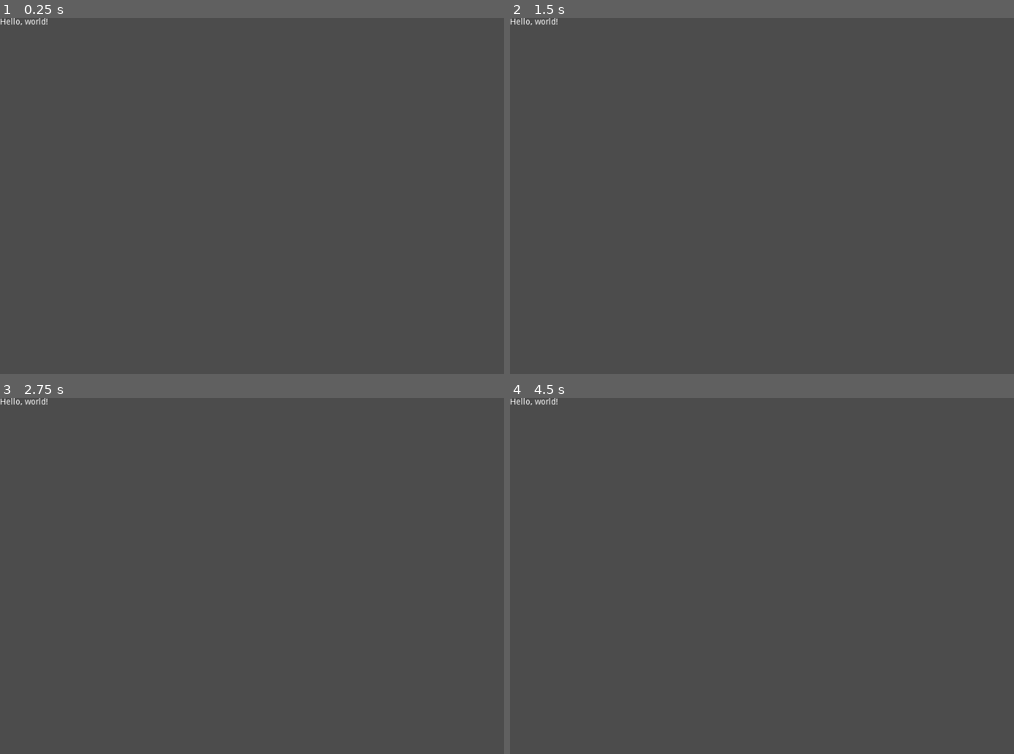
Above: before the commit, frames 1-4 (two rows, left to right).
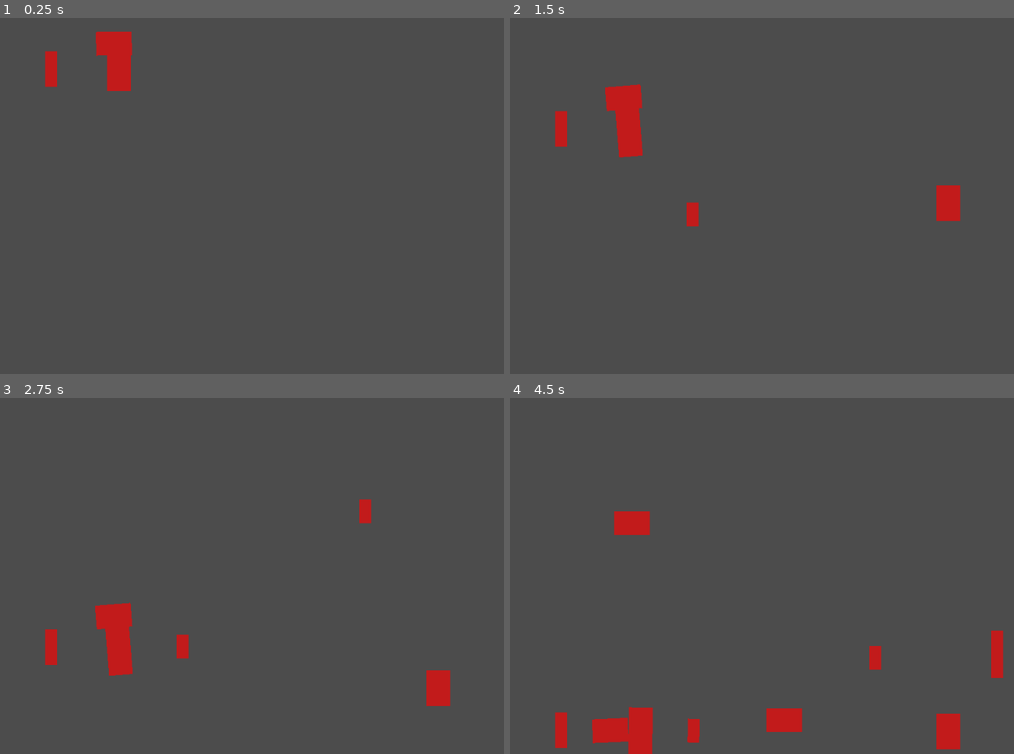
Above: after the commit, the same moments.

Repository: Nowan/DroneConstructor
Game: Godot game, scene res://Main.tscn
Same seed, same stepped clock (60 frames per second), same inputs: the game is played once before the commit and once after it.
Inputs (mouse positions are in pixels of both pictures, inside the frame that each line leads up to):
- Up to frame 1 (0.25 s): no input
- Up to frame 2 (1.5 s): move the mouse to (948, 178) at 0.52 s; press the mouse at (948, 178) at 0.53 s; move the mouse to (691, 213) at 1.27 s; release the mouse at (691, 213) at 1.28 s; click (691, 213) at 1.35 s
- Up to frame 3 (2.75 s): move the mouse to (367, 497) at 2.02 s; press the mouse at (367, 497) at 2.03 s
- Up to frame 4 (4.5 s): move the mouse to (782, 647) at 2.77 s; release the mouse at (782, 647) at 2.78 s; click (782, 647) at 2.85 s; move the mouse to (998, 629) at 3.52 s; press the mouse at (998, 629) at 3.53 s; move the mouse to (630, 522) at 4.27 s; release the mouse at (630, 522) at 4.28 s; click (630, 522) at 4.35 s

The runs differ from the first frame. In frame 1, 1.3% of the frame differs, in the area x 0-27%, y 0-21%; in frame 2, 2.1%; in frame 3, 2.3%; in frame 4, 3.5%, in the area x 0-98%, y 0-100%.

Commit message:
Add Brick with randomized shape

Diff:
--- /dev/null
+++ b/Brick.gd
@@ -0,0 +1,34 @@
+extends Node
+
+export (PackedScene) var Brick
+
+const UNIT_SIZE = 10
+const MAX_BRICKS = 8
+const MAX_DIM_DIFF = 3
+
+func _ready():
+	randomize()
+
+	var max_height = 1
+	for h in range(MAX_BRICKS):
+		if h * (h - MAX_DIM_DIFF) <= MAX_BRICKS:
+			max_height = h
+		else:
+			break
+
+	var height = randi() % max_height + 1
+	var min_width = max(height - MAX_DIM_DIFF, 1)
+	var max_width = min(height + MAX_DIM_DIFF, int(MAX_BRICKS / height))
+	var width = randi() % (max_width - min_width + 1) + min_width
+
+	var body = get_node("Body")
+	var collision = body.get_node("Collision")
+	var color = body.get_node("ColorRect")
+
+	collision.shape.extents.x = width * UNIT_SIZE
+	collision.shape.extents.y = height * UNIT_SIZE
+
+	color.margin_left = -width * UNIT_SIZE
+	color.margin_right = width * UNIT_SIZE
+	color.margin_top = -height * UNIT_SIZE
+	color.margin_bottom = height * UNIT_SIZE
--- /dev/null
+++ b/Brick.tscn
@@ -0,0 +1,24 @@
+[gd_scene load_steps=4 format=2]
+
+[ext_resource path="res://Brick.gd" type="Script" id=1]
+
+[sub_resource type="PhysicsMaterial" id=1]
+
+[sub_resource type="RectangleShape2D" id=2]
+
+[node name="Brick" type="Node2D"]
+script = ExtResource( 1 )
+
+[node name="Body" type="RigidBody2D" parent="."]
+position = Vector2( 0, 0.111485 )
+physics_material_override = SubResource( 1 )
+
+[node name="Collision" type="CollisionShape2D" parent="Body"]
+shape = SubResource( 2 )
+
+[node name="ColorRect" type="ColorRect" parent="Body"]
+margin_left = -10.0
+margin_top = -10.0
+margin_right = 10.0
+margin_bottom = 10.0
+color = Color( 0.764706, 0.109804, 0.109804, 1 )
--- /dev/null
+++ b/Main.gd
@@ -0,0 +1,9 @@
+extends Node
+
+export (PackedScene) var Brick
+
+func _input(event):
+	if event.is_action_pressed("click"):
+		var new_brick = Brick.instance()
+		new_brick.position = get_viewport().get_mouse_position()
+		add_child(new_brick)
--- a/Main.tscn
+++ b/Main.tscn
@@ -1,8 +1,26 @@
-[gd_scene format=2]
+[gd_scene load_steps=4 format=2]
 
-[node name="Node2D" type="Node2D"]
+[ext_resource path="res://Main.gd" type="Script" id=1]
+[ext_resource path="res://Brick.tscn" type="PackedScene" id=2]
 
-[node name="Label" type="Label" parent="."]
-margin_right = 40.0
-margin_bottom = 14.0
-text = "Hello, world!"
+[sub_resource type="RectangleShape2D" id=1]
+extents = Vector2( 600, 10 )
+
+[node name="Main" type="Node2D"]
+script = ExtResource( 1 )
+Brick = ExtResource( 2 )
+
+[node name="StaticBody2D" type="StaticBody2D" parent="."]
+
+[node name="CollisionShape2D" type="CollisionShape2D" parent="StaticBody2D"]
+position = Vector2( 500, 610 )
+shape = SubResource( 1 )
+
+[node name="Node2D" parent="." instance=ExtResource( 2 )]
+position = Vector2( 199.794, 78.6755 )
+
+[node name="Node2D2" parent="." instance=ExtResource( 2 )]
+position = Vector2( 85.922, 82.8163 )
+
+[node name="Node2D3" parent="." instance=ExtResource( 2 )]
+position = Vector2( 191.513, 41.4081 )
--- a/project.godot
+++ b/project.godot
@@ -19,6 +19,14 @@
 run/main_scene="res://Main.tscn"
 config/icon="res://icon.png"
 
+[input]
+
+click={
+"deadzone": 0.5,
+"events": [ Object(InputEventMouseButton,"resource_local_to_scene":false,"resource_name":"","device":0,"alt":false,"shift":false,"control":false,"meta":false,"command":false,"button_mask":0,"position":Vector2( 0, 0 ),"global_position":Vector2( 0, 0 ),"factor":1.0,"button_index":1,"pressed":false,"doubleclick":false,"script":null)
+ ]
+}
+
 [rendering]
 
 environment/default_environment="res://default_env.tres"
